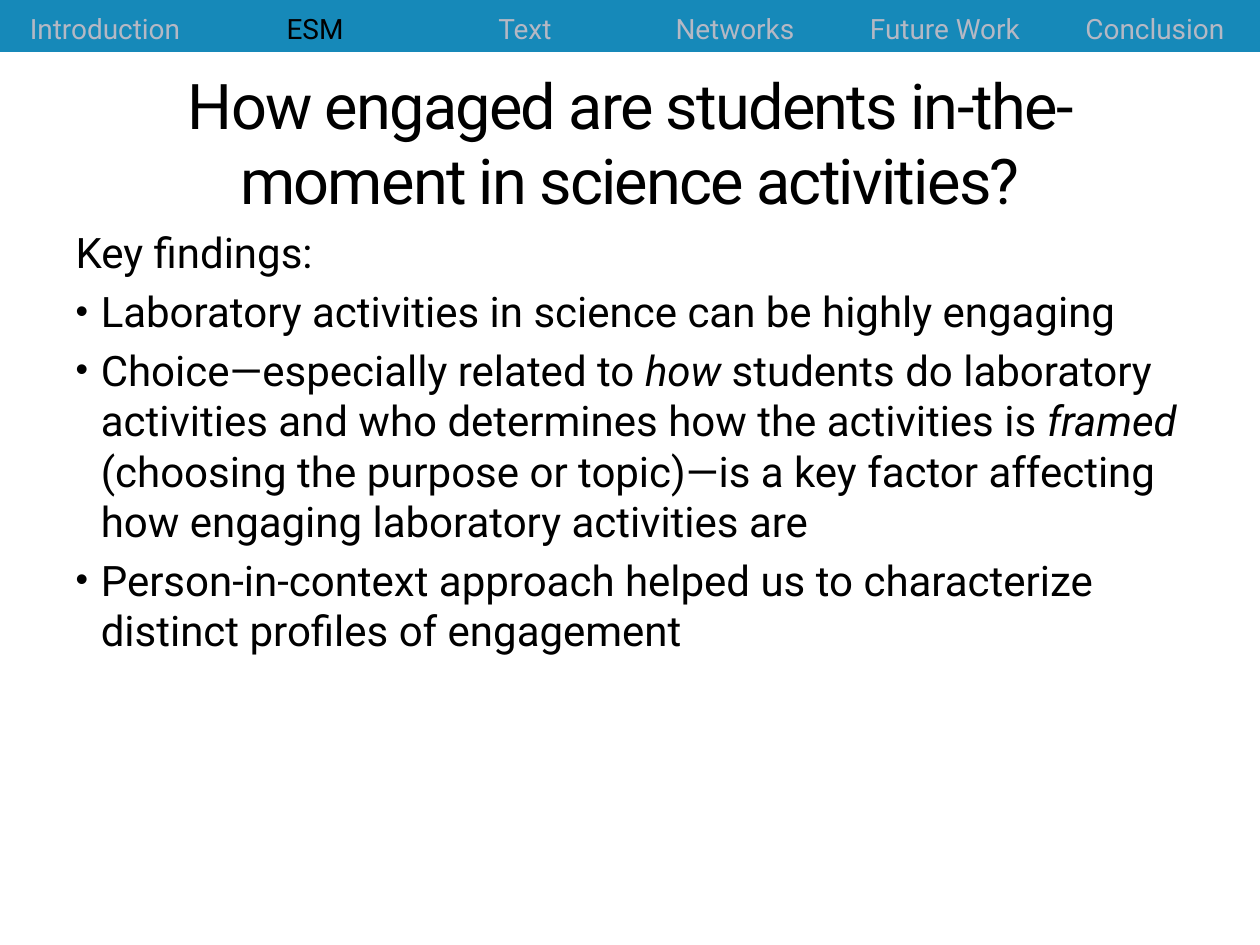
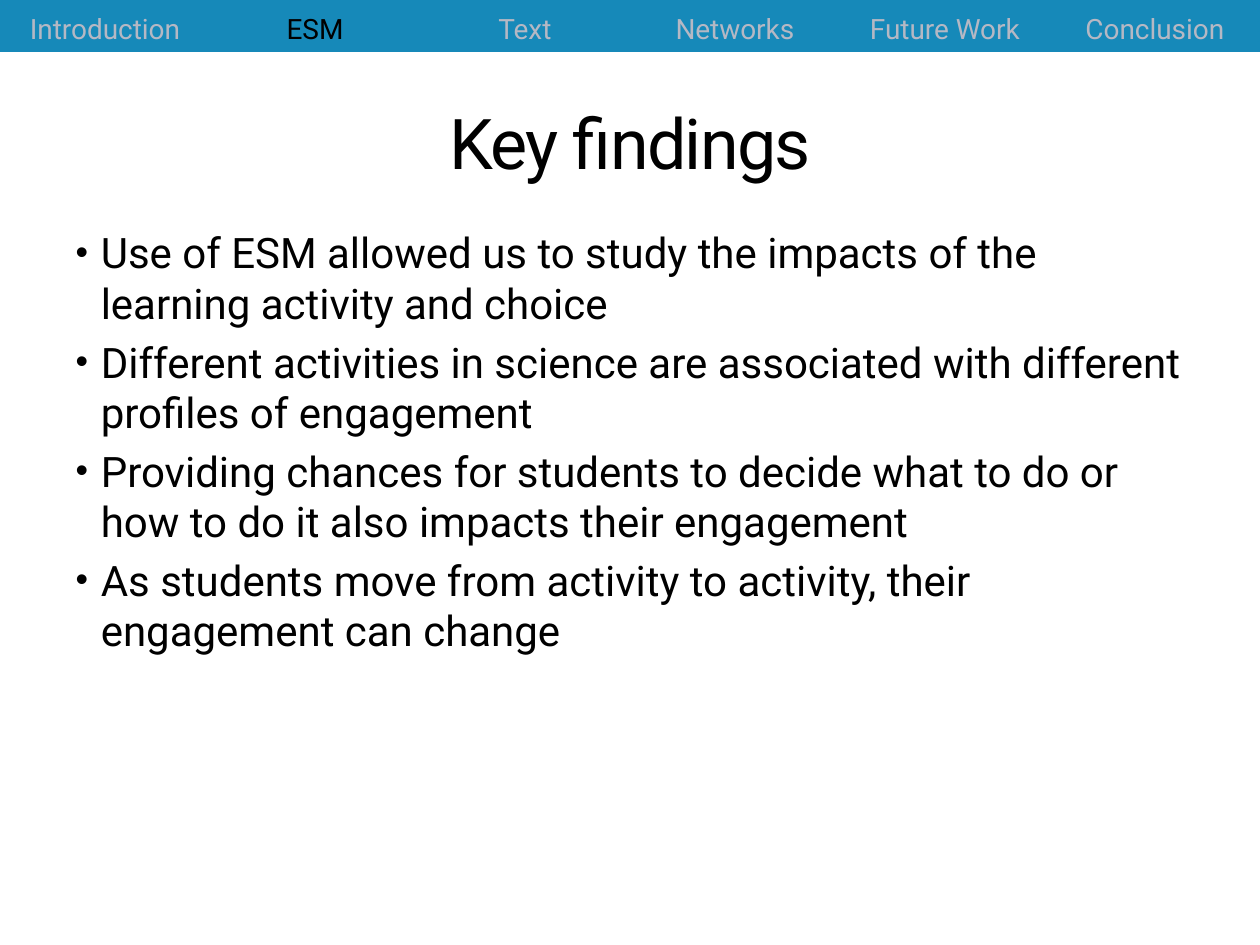
Before and after one commit to jrosen48/job-talk, a slide deck: slide 23 of 2018-1-16-Rosenberg-UT-Knoxville-talk.pptx (slide 17 before the commit). Drawn at 1260x945 pixels with LibreOffice and Linux fonts; fonts in the diff are those of the drawing. Boxes give left, top, right and bottom in pixels: in the first picture for what was removed or moved away, otherwise in the second. Text is boxed around its words. In the diff, an @@ line names an element or a change of style, - is before the commit and + after.

```diff
--- a/2018-1-16-Rosenberg-UT-Knoxville-talk.pptx
+++ b/2018-1-16-Rosenberg-UT-Knoxville-talk.pptx
@@ title at [449,115,810,184]: text changed; size 36 to 40 pt @@
-How engaged are students in-the-moment in science activities?
+Key findings
@@ text at [101,236,1180,655]: text changed @@
-Key findings:
-• Laboratory activities in science can be highly engaging
-• Choice—especially related to how students do laboratory activities and who determines how the activities is framed (choosing the purpose or topic)—is a key factor affecting how engaging laboratory activities are
-• Person-in-context approach helped us to characterize distinct profiles of engagement
+• Use of ESM allowed us to study the impacts of the learning activity and choice
+• Different activities in science are associated with different profiles of engagement
+• Providing chances for students to decide what to do or how to do it also impacts their engagement
+• As students move from activity to activity, their engagement can change
```
Also in this commit, not shown: 13 other slides changed, 6 slides added, 1 slide removed, 4 other files.
